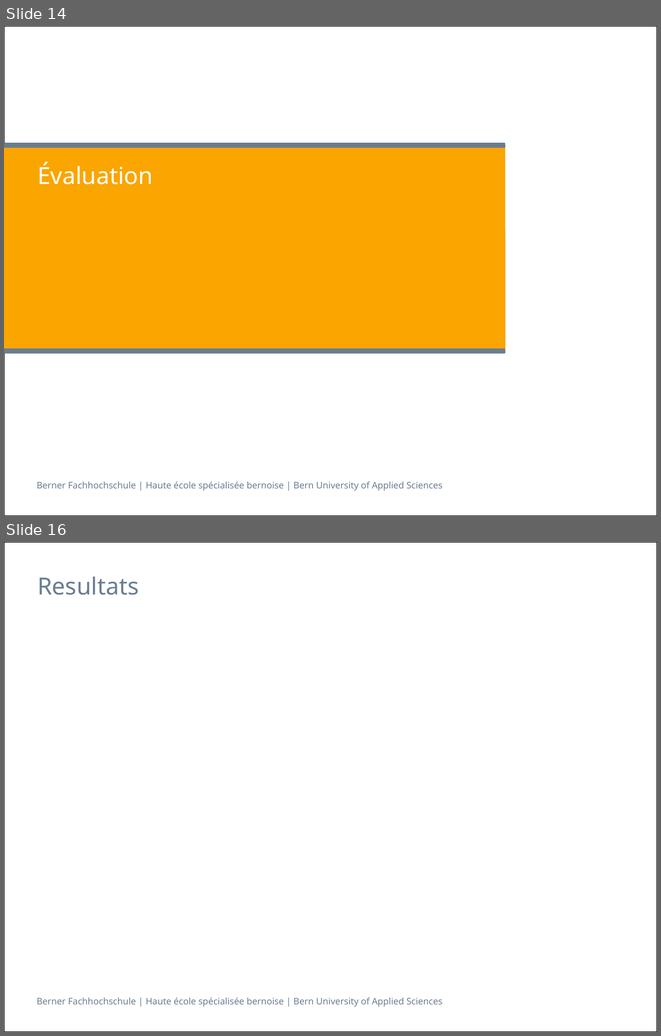
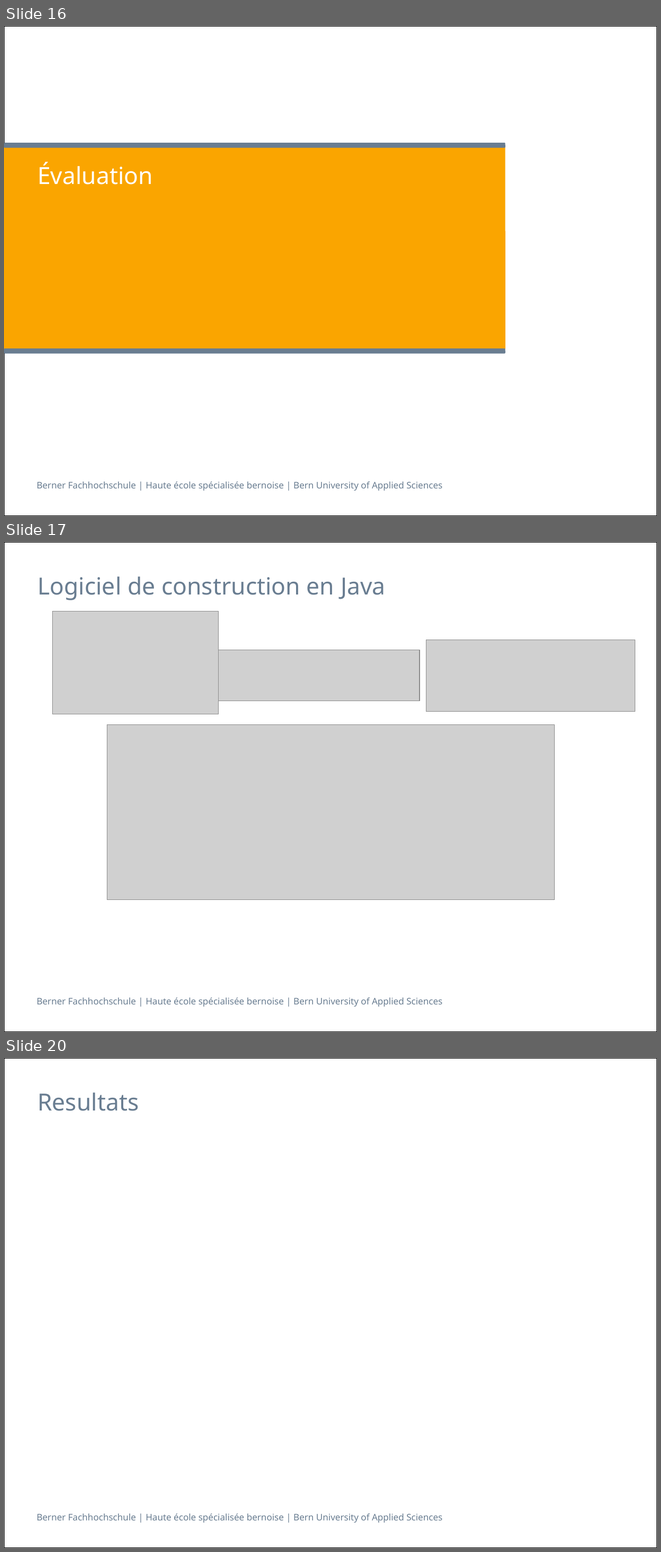
Before and after one commit to h3ll5ur7er/InfoSeminar, a slide deck: continuousIntegration/Infseminar_IntegrationContinue_aescd5.pptx. Shown one above the other, each under a label of ours: slides 14 and 16 before the commit, slides 16, 17 and 20 after it; the slides between them are not shown. The pictures are 661x1036 and 661x1552 pixels, drawn with LibreOffice and Linux fonts; fonts in the diff are those of the drawing; grey boxes stand for pictures. Boxes give left, top, right and bottom in pixels: in the first picture for what was removed or moved away, otherwise in the second. Text is boxed around its words. In the diff, an @@ line names an element or a change of style, - is before the commit and + after.

```diff
--- a/continuousIntegration/Infseminar_IntegrationContinue_aescd5.pptx
+++ b/continuousIntegration/Infseminar_IntegrationContinue_aescd5.pptx
@@ slide 17 added at box(4, 542, 657, 1032), background #FFFFFF; not listed: 2 template elements that a slide beside it also shows @@
@@ title added at box(37, 576, 386, 600), 26 pt, text #697D91 @@
+Logiciel de construction en Java
@@ picture added at box(52, 611, 218, 714) @@
@@ picture added at box(218, 651, 420, 702) @@
@@ picture added at box(426, 640, 635, 712) @@
@@ picture added at box(107, 724, 555, 899) @@
@@ what was slide 14 is now slide 16 @@
@@ what was slide 16 is now slide 20 @@
```
Also in this commit, not shown: 3 slides changed, 6 other slides added, 2 slides removed, 26 other files.
